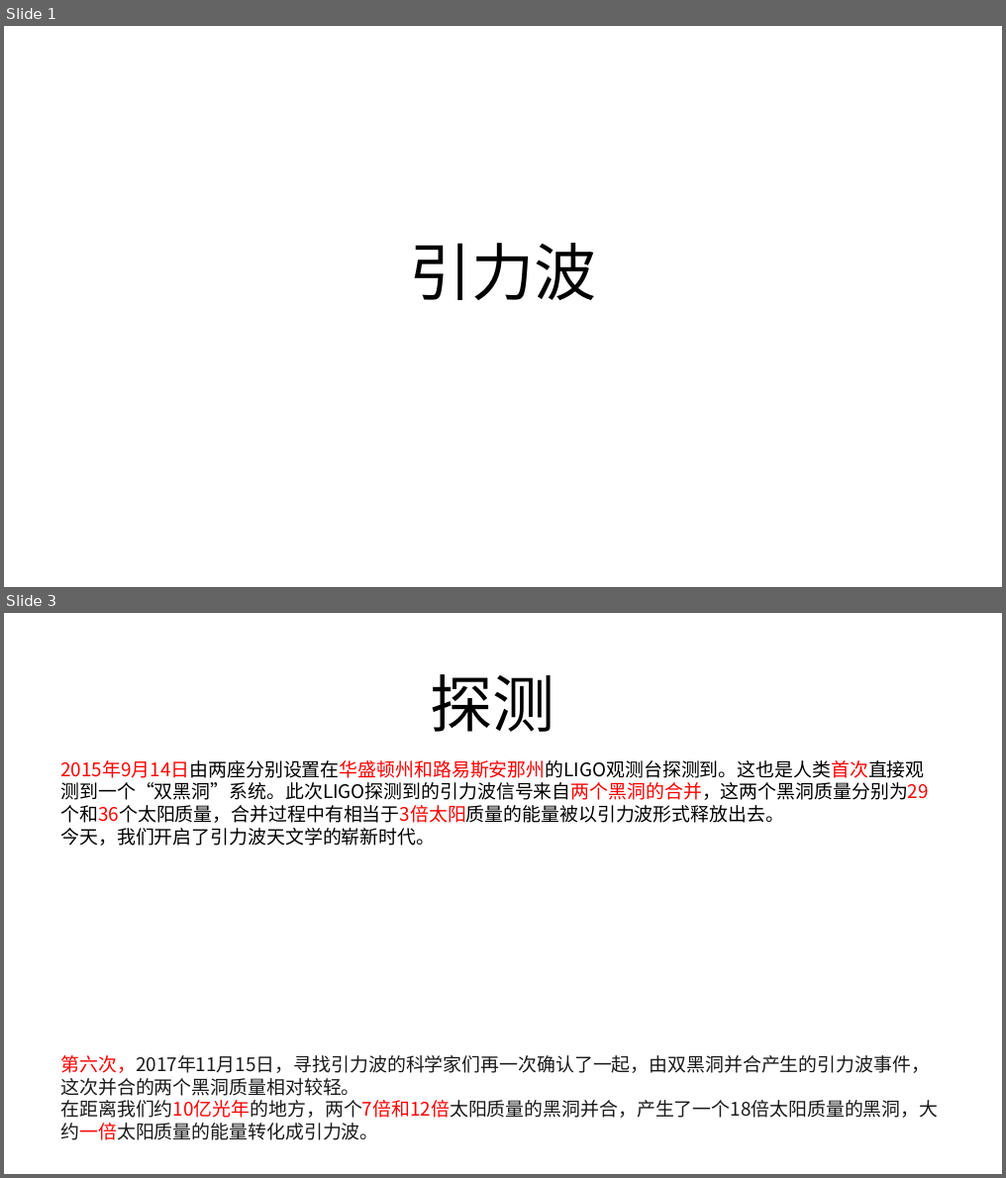
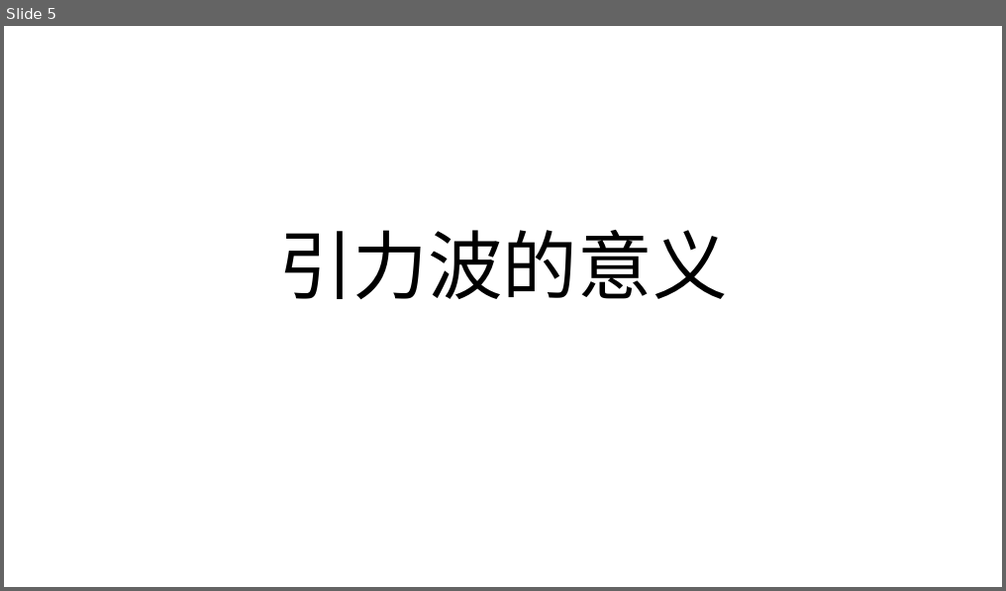
Before and after one commit to FredJiangFei/MyDocuments, a slide deck: 其他/引力波/引力波.pptx. Shown one above the other, each under a label of ours: slides 1 and 3 before the commit, slide 5 after it; the slides between them are not shown. The pictures are 1006x1178 and 1006x591 pixels, drawn with LibreOffice and Linux fonts; fonts in the diff are those of the drawing. Boxes give left, top, right and bottom in pixels: in the first picture for what was removed or moved away, otherwise in the second. Text is boxed around its words. In the diff, an @@ line names an element or a change of style, - is before the commit and + after.

```diff
--- a/其他/引力波/引力波.pptx
+++ b/其他/引力波/引力波.pptx
@@ slide 3 removed at (x1=4, y1=613, x2=1002, y2=1174), background #FFFFFF @@
@@ title removed at (x1=431, y1=674, x2=555, y2=732) @@
-探测
@@ text removed at (x1=60, y1=761, x2=929, y2=846) @@
-2015年9月14日由两座分别设置在华盛顿州和路易斯安那州的LIGO观测台探测到。这也是人类首次直接观测到一个“双黑洞”系统。此次LIGO探测到的引力波信号来自两个黑洞的合并，这两个黑洞质量分别为29个和36个太阳质量，合并过程中有相当于3倍太阳质量的能量被以引力波形式释放出去。
-今天，我们开启了引力波天文学的崭新时代。
@@ text removed at (x1=60, y1=1056, x2=938, y2=1141) @@
-第六次，2017年11月15日，寻找引力波的科学家们再一次确认了一起，由双黑洞并合产生的引力波事件，这次并合的两个黑洞质量相对较轻。
-在距离我们约10亿光年的地方，两个7倍和12倍太阳质量的黑洞并合，产生了一个18倍太阳质量的黑洞，大约一倍太阳质量的能量转化成引力波。
@@ what was slide 1 is now slide 5 @@
@@ slide 5 changed as well @@
@@ title at (x1=278, y1=230, x2=728, y2=299): text changed; size 60 to 72 pt @@
-引力波
+引力波的意义
```
Also in this commit, not shown: 2 other slides changed, 2 slides added, 13 other slides removed, 4 other files.
